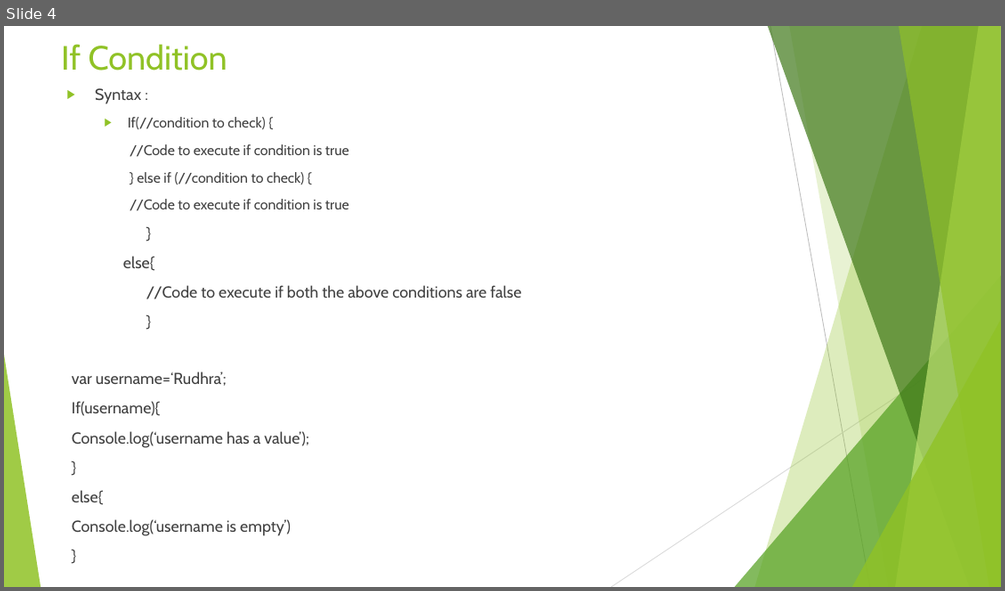
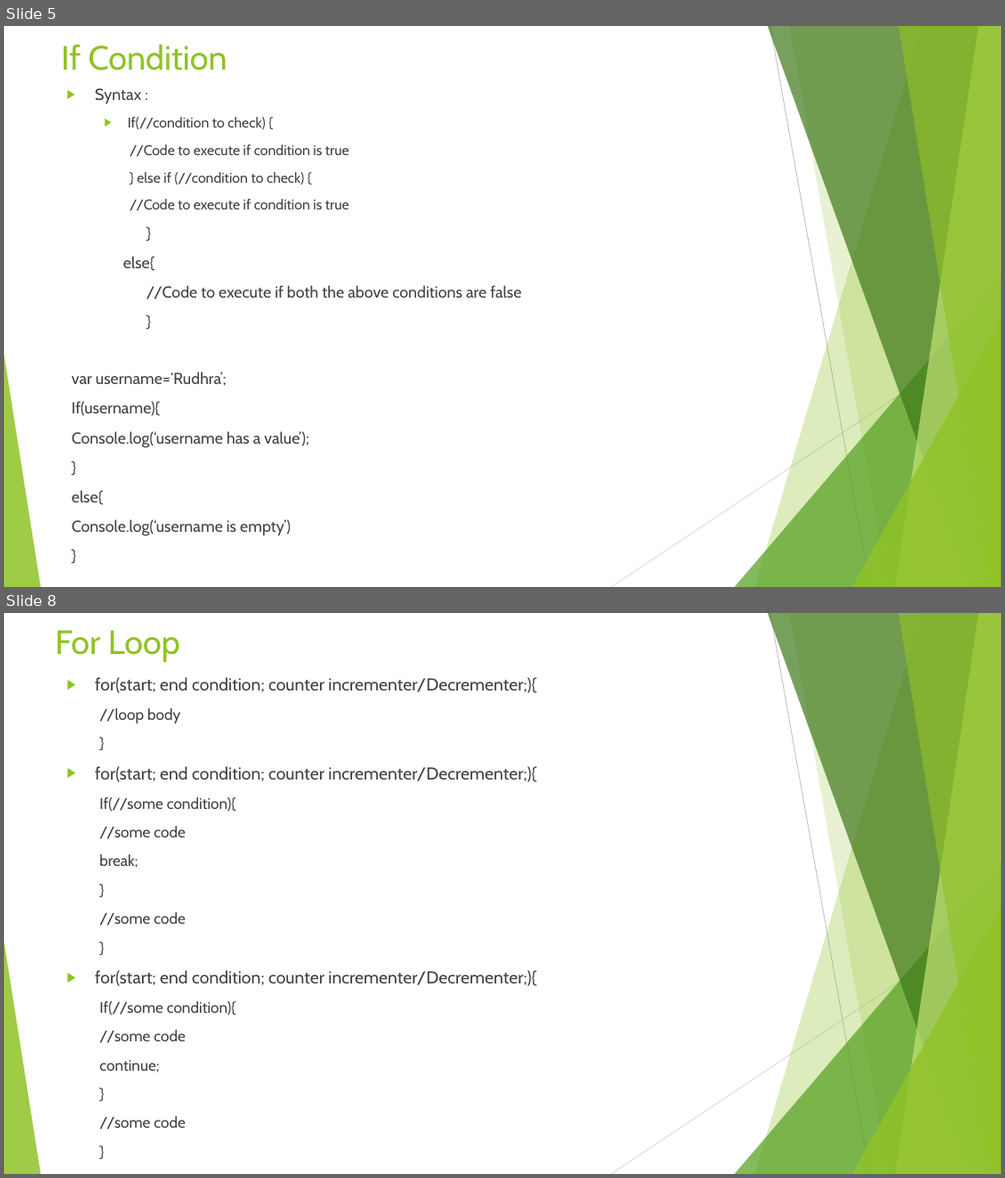
Before and after one commit to rudhrainfogain/JavaScript, a slide deck: PPT/JavaScriptTraining.pptx. Shown one above the other, each under a label of ours: slide 4 before the commit, slides 5 and 8 after it; the slides between them are not shown. The pictures are 1005x591 and 1005x1178 pixels, drawn with LibreOffice and Linux fonts; fonts in the diff are those of the drawing. Boxes give left, top, right and bottom in pixels: in the first picture for what was removed or moved away, otherwise in the second. Text is boxed around its words. In the diff, an @@ line names an element or a change of style, - is before the commit and + after.

```diff
--- a/PPT/JavaScriptTraining.pptx
+++ b/PPT/JavaScriptTraining.pptx
@@ slide 8 added at <box>4,613,1001,1174</box>, background #FFFFFF; not listed: 10 template elements that a slide beside it also shows @@
@@ title added at <box>55,630,180,662</box>, 32.4 pt, text #90C226 @@
+For Loop
@@ text added at <box>95,677,536,1129</box>, 16.6 pt, text #404040 @@
+▶ for(start; end condition; counter incrementer/Decrementer;){
+  //loop body
+  }
+▶ for(start; end condition; counter incrementer/Decrementer;){
+  If(//some condition){
+  //some code
+  break;
+  }
+  //some code
+  }
+▶ for(start; end condition; counter incrementer/Decrementer;){
+  If(//some condition){
+  //some code
+  continue;
+  }
+  //some code
+  }
@@ what was slide 4 is now slide 5 @@
```
Also in this commit, not shown: 9 other slides added, 7 other files.
